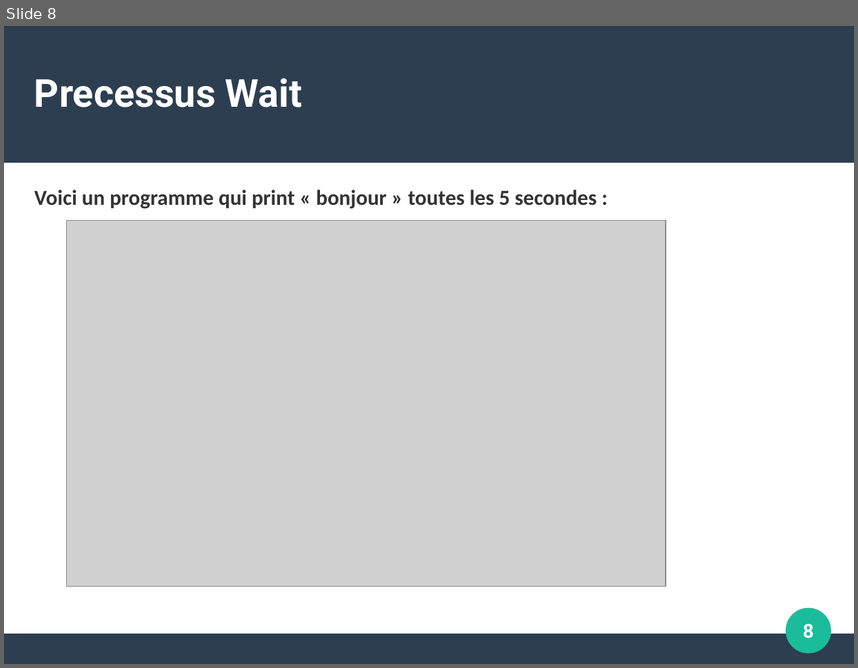
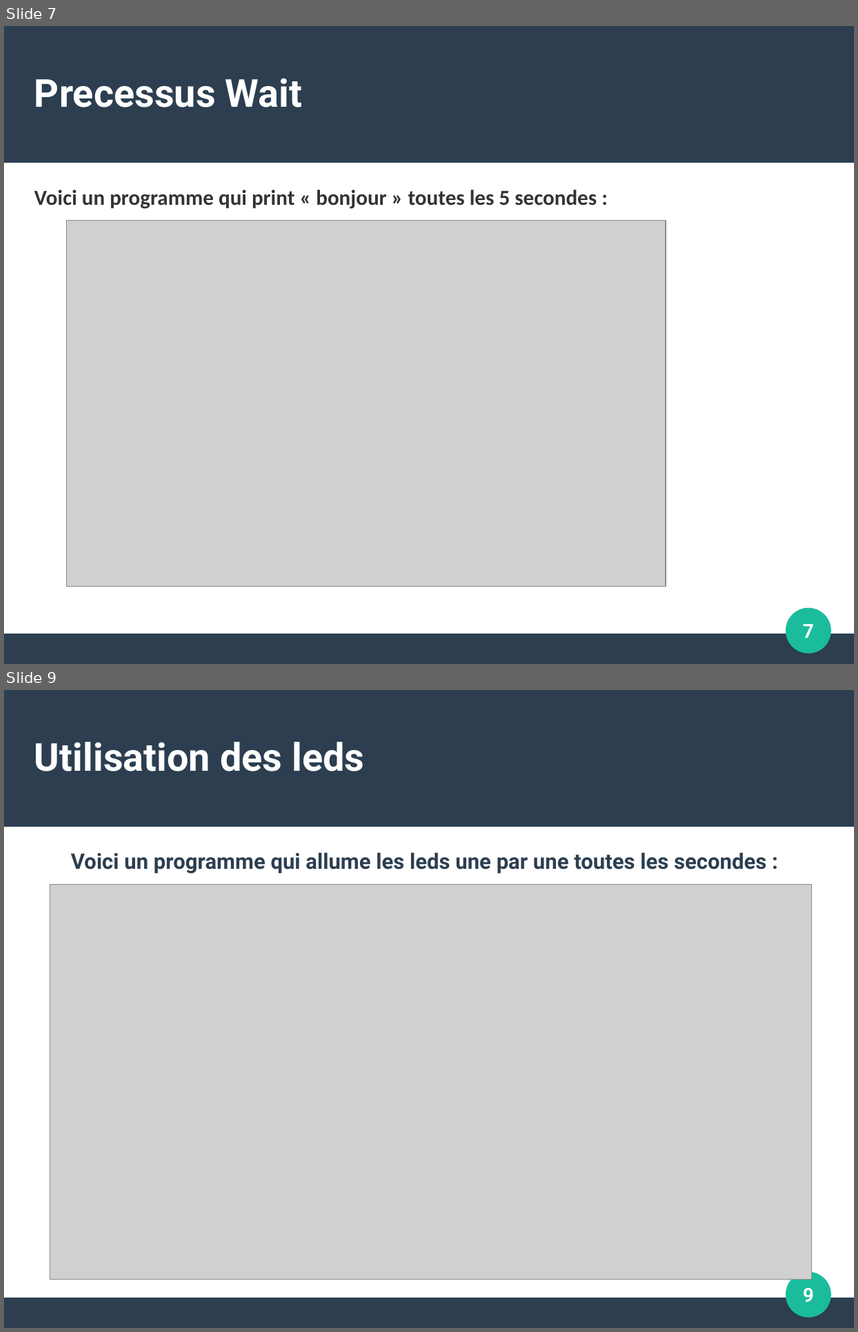
Before and after one commit to Hugo-SEQUIER/ProjetS3, a slide deck: ressources/nos_resumes/programmer_sur_contiki.odp. Shown one above the other, each under a label of ours: slide 8 before the commit, slides 7 and 9 after it; the slides between them are not shown. The pictures are 858x668 and 858x1332 pixels, drawn with LibreOffice and Linux fonts; fonts in the diff are those of the drawing; grey boxes stand for pictures. Boxes give left, top, right and bottom in pixels: in the first picture for what was removed or moved away, otherwise in the second. Text is boxed around its words. In the diff, an @@ line names an element or a change of style, - is before the commit and + after.

```diff
--- a/ressources/nos_resumes/programmer_sur_contiki.odp
+++ b/ressources/nos_resumes/programmer_sur_contiki.odp
@@ slide 9 added at [4, 690, 854, 1328], background #FFFFFF; not listed: 3 template elements that a slide beside it also shows @@
@@ title added at [34, 742, 364, 771], 36 pt, text #FFFFFF, bold @@
+Utilisation des leds
@@ text added at [71, 852, 766, 874], 20 pt, text #2C3E50, bold @@
+Voici un programme qui allume les leds une par une toutes les secondes :
@@ picture added at [50, 885, 813, 1279] @@
@@ page number added at [803, 1288, 814, 1302], 18 pt, text #FFFFFF, bold @@
+9
@@ what was slide 8 is now slide 7 @@
@@ page number at [803, 624, 814, 637]: text changed @@
-8
+7
```
Also in this commit, not shown: 3 slides changed, 4 other slides added, 2 slides removed, 6 other files.
